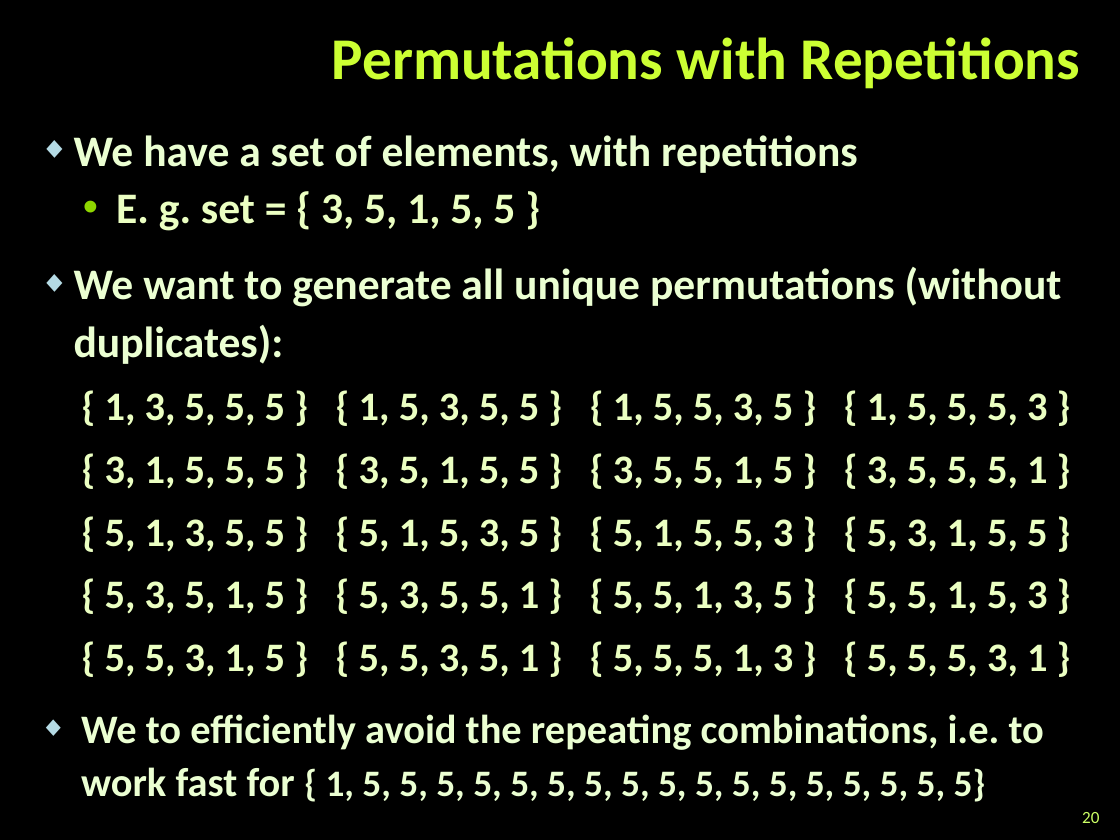
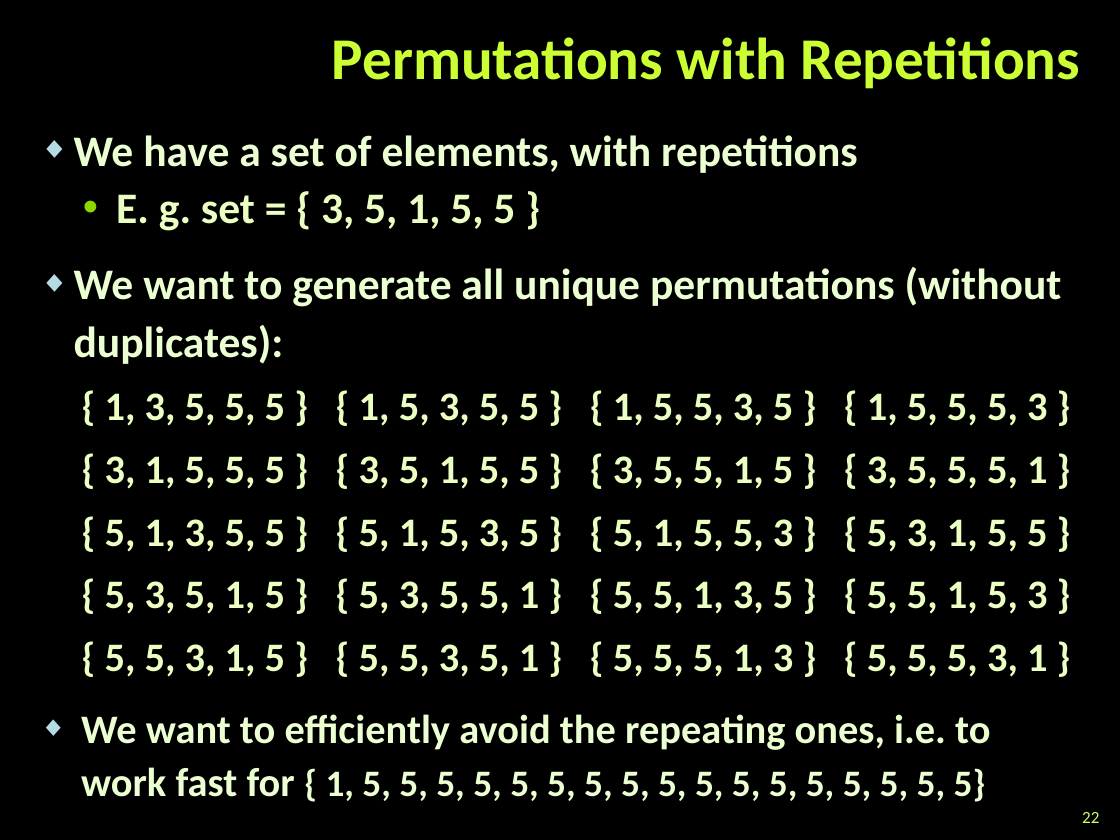
Before and after one commit to martin-nikolov/Telerik-Academy, a slide deck: slide 22 of Programming with C#/5. C# Data Structures and Algorithms/09. Combinatorics - ✘/Combinatorics.pptx (slide 20 before the commit). Drawn at 1120x840 pixels with LibreOffice and Linux fonts; fonts in the diff are those of the drawing; background and template pictures are left out. Boxes give left, top, right and bottom in pixels: in the first picture for what was removed or moved away, otherwise in the second. Text is boxed around its words. In the diff, an @@ line names an element or a change of style, - is before the commit and + after.

```diff
--- a/Programming with C#/5. C# Data Structures and Algorithms/09. Combinatorics - ✘/Combinatorics.pptx
+++ b/Programming with C#/5. C# Data Structures and Algorithms/09. Combinatorics - ✘/Combinatorics.pptx
@@ text at [81,714,990,802]: text changed @@
-◆ We to efficiently avoid the repeating combinations, i.e. to work fast for { 1, 5, 5, 5, 5, 5, 5, 5, 5, 5, 5, 5, 5, 5, 5, 5, 5, 5}
+◆ We want to efficiently avoid the repeating ones, i.e. to work fast for { 1, 5, 5, 5, 5, 5, 5, 5, 5, 5, 5, 5, 5, 5, 5, 5, 5, 5}
@@ page number at [1082,812,1099,823]: text changed @@
-20
+22
```
Also in this commit, not shown: 4 other slides changed, 3 slides added, 31 other files.
